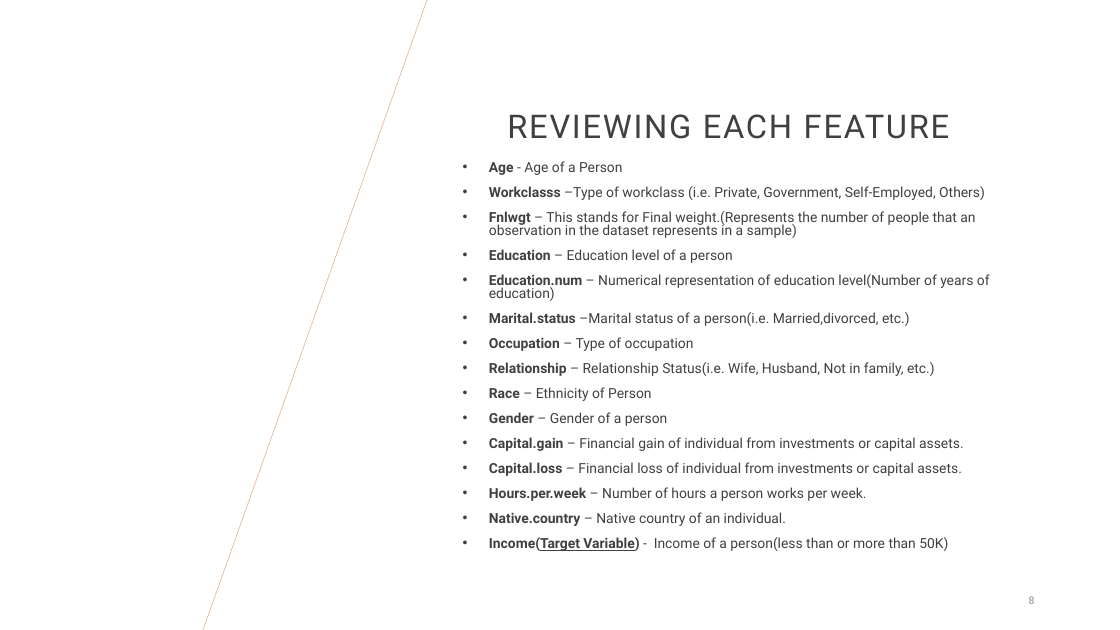
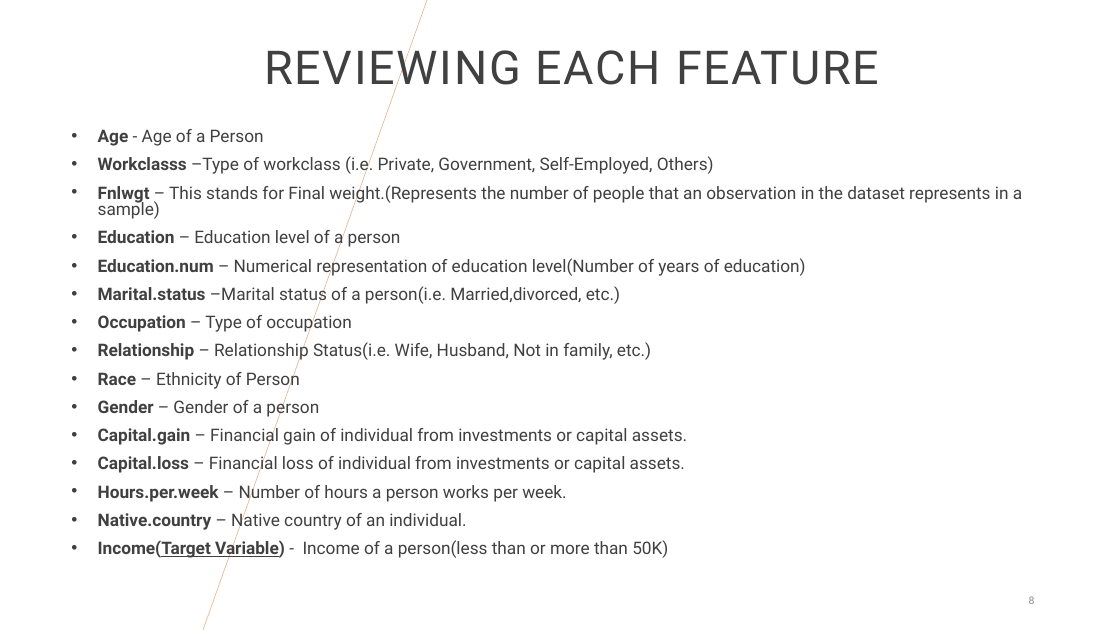
Before and after one commit to Hetansh-patel/Income-Prediction-With-R, a slide deck: slide 8 of R Project.pptx. Drawn at 1120x630 pixels with LibreOffice and Linux fonts; fonts in the diff are those of the drawing; background and template pictures are left out. Boxes give left, top, right and bottom in pixels: in the first picture for what was removed or moved away, otherwise in the second. Text is boxed around its words. In the diff, an @@ line names an element or a change of style, - is before the commit and + after.

```diff
--- a/R Project.pptx
+++ b/R Project.pptx
@@ title "REVIEWING EACH FEATURE": place and size @@
-title "REVIEWING EACH FEATURE" at <box>507,114,949,139</box>
+title "REVIEWING EACH FEATURE" at <box>264,42,879,95</box>
@@ title "REVIEWING EACH FEATURE" at <box>264,42,879,95</box>: size 28 to 40 pt @@
@@ text "Age - Age of a ...": place and size @@
-text "Age - Age of a ..." at <box>489,161,990,551</box>
+text "Age - Age of a ..." at <box>98,129,1022,560</box>
@@ text "Age - Age of a ..." at <box>98,129,1022,560</box>: size 11.9 to 14.8 pt @@
```
Also in this commit, not shown: 8 other slides changed, 11 slides added, 13 slides removed.
